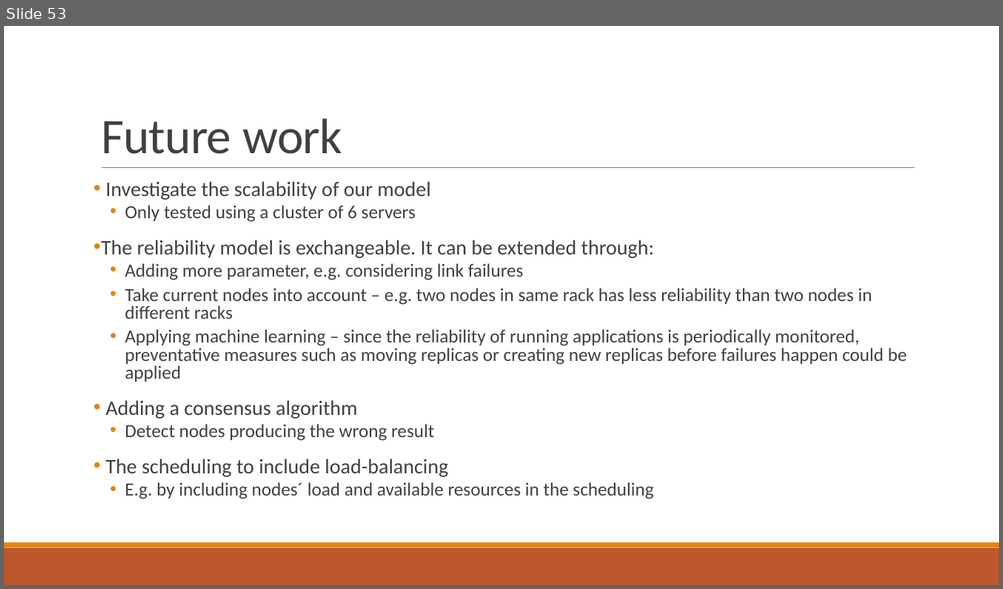
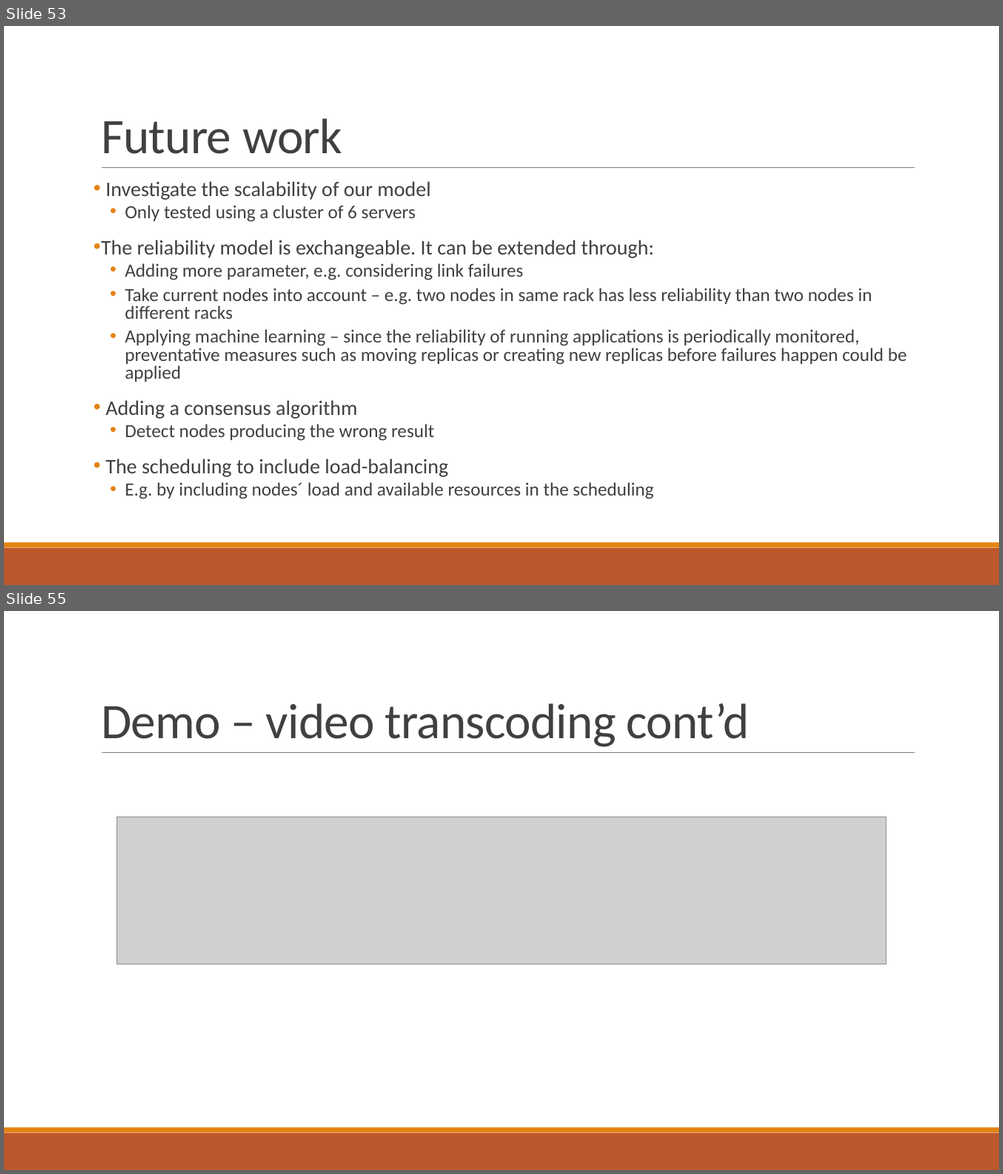
Before and after one commit to PStahl/master_thesis, a slide deck: presentation/presentation2.pptx. Shown one above the other, each under a label of ours: slide 53 before the commit, slides 53 and 55 after it; the slides between them are not shown. The pictures are 1003x589 and 1003x1174 pixels, drawn with LibreOffice and Linux fonts; fonts in the diff are those of the drawing; grey boxes stand for pictures. Boxes give left, top, right and bottom in pixels: in the first picture for what was removed or moved away, otherwise in the second. Text is boxed around its words. In the diff, an @@ line names an element or a change of style, - is before the commit and + after.

```diff
--- a/presentation/presentation2.pptx
+++ b/presentation/presentation2.pptx
@@ slide 55 added at (4, 611, 999, 1170), background #FFFFFF; not listed: 3 template elements that a slide beside it also shows @@
@@ title added at (101, 703, 748, 747), 48 pt, text #404040 @@
+Demo – video transcoding cont’d
@@ picture added at (116, 817, 886, 964) @@
```
Also in this commit, not shown: 1 slide changed.
